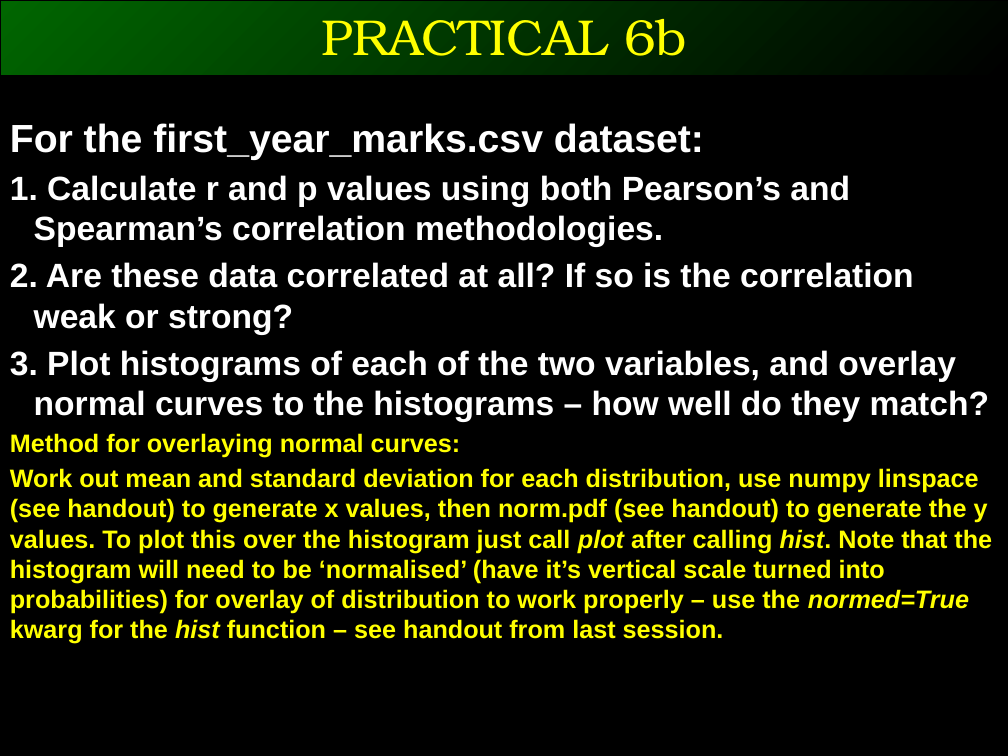
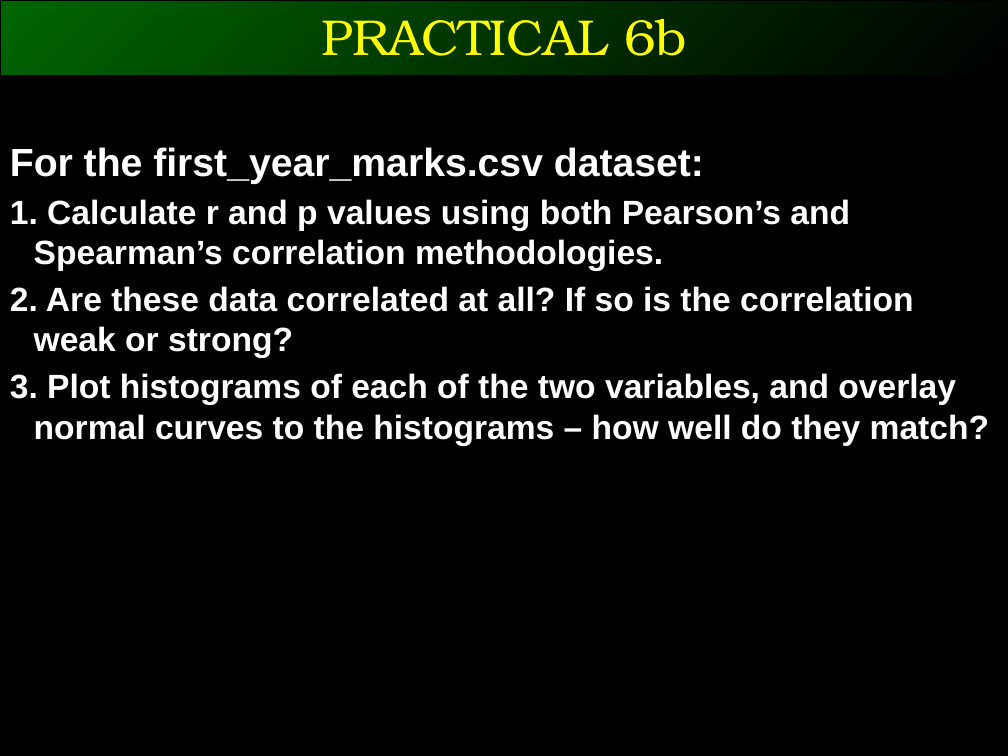
Before and after one commit to ggorman/Introduction-to-stats-for-geoscientists, a slide deck: slide 19 of slides/CSFG6.pptx. Drawn at 1008x756 pixels with LibreOffice and Linux fonts; fonts in the diff are those of the drawing. Boxes give left, top, right and bottom in pixels: in the first picture for what was removed or moved away, otherwise in the second. Text is boxed around its words. In the diff, an @@ line names an element or a change of style, - is before the commit and + after.

```diff
--- a/slides/CSFG6.pptx
+++ b/slides/CSFG6.pptx
@@ text "For the first_year_marks.csv dataset:": place and size @@
-text "For the first_year_marks.csv dataset:" at <box>10,123,992,644</box>
+text "For the first_year_marks.csv dataset:" at <box>10,147,989,446</box>
@@ text at <box>10,433,992,644</box>: paragraphs removed @@
-Method for overlaying normal curves:
-Work out mean and standard deviation for each distribution, use numpy linspace (see handout) to generate x values, then norm.pdf (see handout) to generate the y values. To plot this over the histogram just call plot after calling hist. Note that the histogram will need to be ‘normalised’ (have it’s vertical scale turned into probabilities) for overlay of distribution to work properly – use the normed=True kwarg for the hist function – see handout from last session.
```
Also in this commit, not shown: 6 other files.
